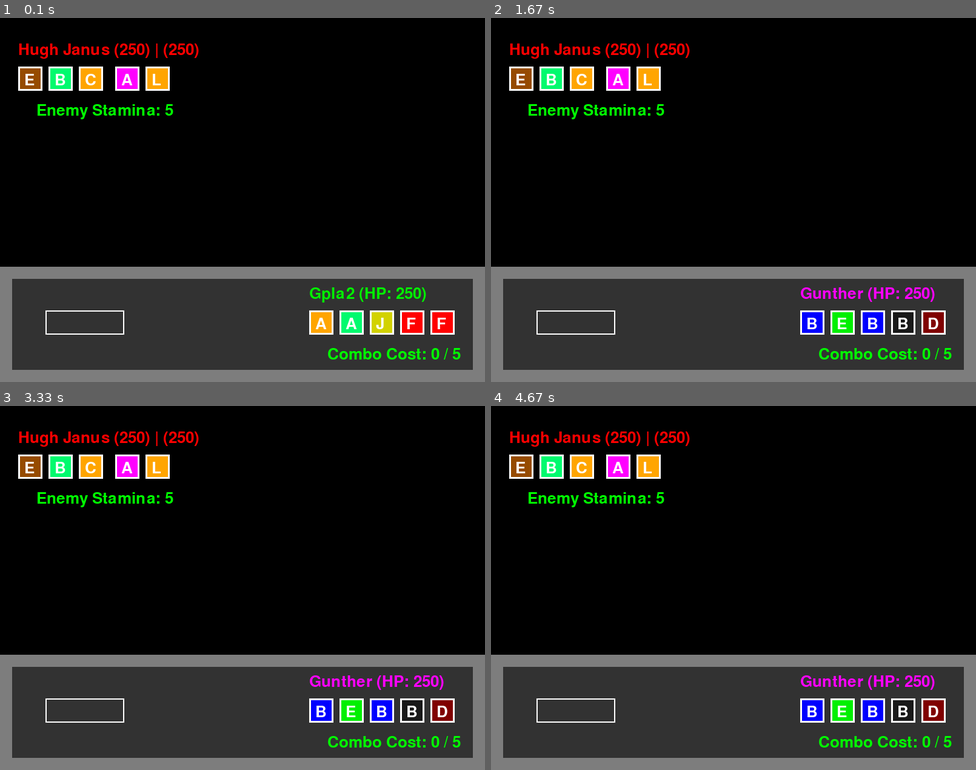
Above: before the commit, frames 1-4 (two rows, left to right).
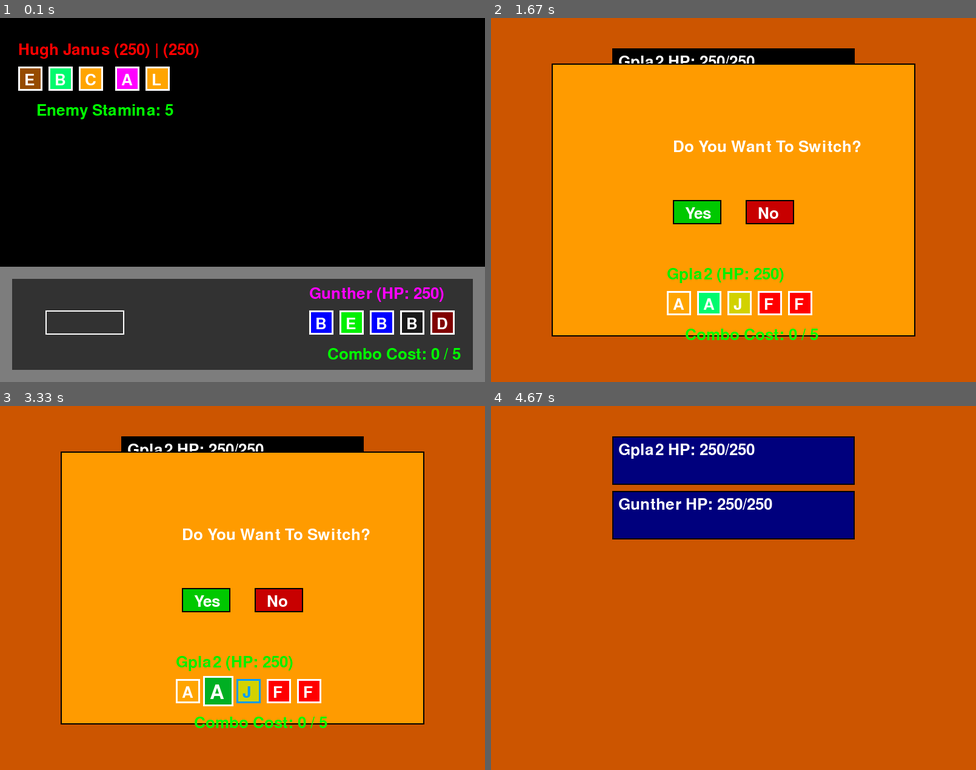
Above: after the commit, the same moments.

Repository: LWhite200/pygames
Game: pygame game, started from WordBound/WordBound.py
The game is run twice, just before and just after one commit, with the same random seed, the same clock (stepped at 60 frames per second) and the same inputs.
Inputs (mouse positions are in pixels of both pictures, inside the frame that each line leads up to):
- Up to frame 1 (0.1 s): no input
- Up to frame 2 (1.67 s): tap Shift at 0.33 s; press the mouse at (733, 72) at 0.7 s; move the mouse to (782, 112) at 0.8 s; release the mouse at (835, 152) at 0.93 s; click (694, 210) at 1.05 s, where only the run after the commit has a clickable "Yes"; press the mouse at (733, 72) at 1.37 s; move the mouse to (709, 163) at 1.47 s; release the mouse at (685, 258) at 1.6 s
- Up to frame 3 (3.33 s): press the mouse at (281, 689) at 1.7 s; move the mouse to (203, 646) at 1.8 s; release the mouse at (126, 602) at 1.93 s; press the mouse at (281, 689) at 2.03 s; move the mouse to (218, 704) at 2.13 s; release the mouse at (155, 719) at 2.27 s; click (281, 609) at 2.38 s; press the mouse at (242, 460) at 2.7 s; move the mouse to (179, 540) at 2.8 s; release the mouse at (116, 624) at 2.93 s; press the mouse at (247, 689) at 3.03 s; move the mouse to (232, 697) at 3.13 s; release the mouse at (213, 700) at 3.27 s
- Up to frame 4 (4.67 s): press the mouse at (772, 598) at 3.37 s; move the mouse to (670, 580) at 3.47 s; release the mouse at (573, 562) at 3.6 s; press the mouse at (733, 460) at 3.7 s; move the mouse to (728, 504) at 3.8 s; release the mouse at (723, 547) at 3.93 s; press the mouse at (733, 460) at 4.03 s; move the mouse to (786, 580) at 4.13 s; release the mouse at (840, 704) at 4.27 s; press the mouse at (733, 460) at 4.37 s; move the mouse to (757, 591) at 4.47 s; release the mouse at (782, 722) at 4.6 s

The runs differ from the first frame. In frame 1, 1.7% of the frame differs, in the area x 63-94%, y 74-87%; in frame 2, 97%; in frame 3, 97%; in frame 4, 99%, in the area x 0-100%, y 0-100%.

Commit message:
Add files via upload

Diff:
--- a/WordBound/WordBound.py
+++ b/WordBound/WordBound.py
@@ -343,6 +343,36 @@
     enemy.letters = enemy.letters[:3]
     enemy2.letters = enemy2.letters[3:]
 
+
+def separateDeity():
+    global player1, player2
+
+    p2Lets = []
+    for let in player1.letters[:]:
+        if let not in player1.lets:
+            p2Lets.append(let)
+            player1.letters.remove(let)
+
+
+    # player1.update_stamina(1) # costs 1 stamina
+    player1.lets = []
+
+    # Update stats in the split
+    calcHP = len(player1.letters) / (len(player1.letters)+len(p2Lets))
+    temp = player1.curHP
+    player1.curHP = int(player1.curHP * calcHP)
+    curHP2 = int(temp - player1.curHP)
+
+    temp = player1.speed
+    player1.speed += player1.speed - int(player1.speed * calcHP)
+    speed2 = temp + int(temp * calcHP)
+
+    # make it an entirely new deity
+    player2 = copy.deepcopy(player1)
+    player2.letters = p2Lets
+    player2.curHP = curHP2
+    player2.speed = speed2
+
 def switch(isPlayer, newIdx):
     global player1, player2, enemy, enemy2, playerTeam, enemyTeam
 
@@ -370,13 +400,113 @@
         enemy = team[0]
         enemy2 = None
 
+
+
+
+
+switchSelected = -1
+ppXX, ppYY = WIDTH // 2 - 100, HEIGHT // 2 + 100
+
+def DeitySelect():
+    global switchSelected
+
+    screen.fill((204, 85, 0))
+
+    x, y = 200, 50  # Adjust y to avoid overlap
+    xSpace, ySpace = 10, 10  # for text spacing
+    button_height = 80  # Adjust button height for visibility
+    button_width = 400  # Adjust button width
+
+    mouse_x, mouse_y = pygame.mouse.get_pos()
+    click = pygame.mouse.get_pressed()[0]
+
+    for i, deity in enumerate(playerTeam):
+        button_rect = pygame.Rect(x, y, button_width, button_height)
+        button_hover = button_rect.collidepoint(mouse_x, mouse_y)
+
+        # Check if the mouse is hovering over the button and left click
+        if button_hover and click:
+            switchSelected = i
+
+        # Background color logic
+        backColor = (0, 125, 50) if button_hover and switchSelected == -1 else (0, 0, 125)
+        backColor = (0, 0, 0) if i == switchSelected else backColor
+        pygame.draw.rect(screen, backColor, button_rect)
+        pygame.draw.rect(screen, (0, 0, 0), button_rect, 2)  # Black outline
+
+        # Display the button name and HP
+        input_word = f"{deity.name} HP: {deity.curHP}/{deity.maxHP}"
+        input_surface = font.render(input_word, True, WHITE)
+        screen.blit(input_surface, (x + xSpace, y + ySpace))
+
+        y += button_height + 10  # Move y for the next button
+
+    if switchSelected != -1:
+        # Confirmation box
+        confirm_rect = pygame.Rect(100, 75, 600, 450)
+        pygame.draw.rect(screen, (255, 155, 0), confirm_rect)
+        pygame.draw.rect(screen, (0, 0, 0), confirm_rect, 2)  # Black outline
+
+        # Display message
+        message = "Do You Want To Switch?"
+        message_surface = font.render(message, True, WHITE)
+        screen.blit(message_surface, (WIDTH // 2 - 100, HEIGHT // 2 - 100))
+
+        # Get mouse position
+        mouse_x, mouse_y = pygame.mouse.get_pos()
+
+        # Yes, No, and Yes Separate buttons below
+        yes_rect = pygame.Rect(WIDTH // 2 - 100, HEIGHT // 2, 80, 40)
+        no_rect = pygame.Rect(WIDTH // 2 + 20, HEIGHT // 2, 80, 40)
+
+        # Change color if hovered
+        yes_color = (0, 100, 0) if yes_rect.collidepoint(mouse_x, mouse_y) else (0, 200, 0)
+        no_color = (100, 0, 0) if no_rect.collidepoint(mouse_x, mouse_y) else (200, 0, 0)
+
+        pygame.draw.rect(screen, yes_color, yes_rect)
+        pygame.draw.rect(screen, no_color, no_rect)
+
+        pygame.draw.rect(screen, (0, 0, 0), yes_rect, 2)  # Black outline
+        pygame.draw.rect(screen, (0, 0, 0), no_rect, 2)  # Black outline
+
+        yes_surface = font.render("Yes", True, WHITE)
+        no_surface = font.render("No", True, WHITE)
+
+        screen.blit(yes_surface, (WIDTH // 2 - 80, HEIGHT // 2 + 10))
+        screen.blit(no_surface, (WIDTH // 2 + 40, HEIGHT // 2 + 10))
+
+        # Draw the lettes the user can separate
+
+        drawDeity(playerTeam[switchSelected], ppXX, ppYY, True, False)
+
+        if yes_rect.collidepoint(mouse_x, mouse_y) and click:
+            # Perform the switch logic (implement switching logic here)
+            print(f"Switched to {playerTeam[switchSelected].name}")
+            p2Lets = []
+            for let in playerTeam[switchSelected].lets[:]:
+                    p2Lets.append(let)
+
+            switch(True, switchSelected)
+
+            for let in p2Lets:
+                player1.lets.append(let)
+
+            if player1.lets:
+                separateDeity()
+
+            switchSelected = -1  # Reset selection after switching
+
+        if no_rect.collidepoint(mouse_x, mouse_y) and click:
+            for let in playerTeam[switchSelected].lets[:]:
+                playerTeam[switchSelected].lets.remove(let)
+            switchSelected = -1  # Cancel selection
+
 # make buttons for splitting, switching, retreat?
 # screen to see your team
 
 def main():
     global curDialog, SSC, player1, player2, enemy, enemy2
     loadTeams()
-    switch(True, 1)
 
     running = True
     playerChoose = True
@@ -385,6 +515,8 @@
     haveWinner = False
     switchPla = False
     switchPlaNum = 1
+
+    showSwitchMenu = False
     while running:
         screen.fill(BLACK)
 
@@ -430,28 +562,41 @@
 
                     elif playerChoose:
 
-                        # Check for the first group of letters
-                        for i, letter in enumerate(player1.letters):
-                            x = playX + i * 50 - 10  if not player2 else playX + i * 50 - 10
-                            y = playY + buttonY
-
-                            if x <= event.pos[0] <= x + 40 and y <= event.pos[1] <= y + 40:
-                                if letter not in player1.lets and letter and (not player2 or letter not in player2.lets):
-                                    player1.lets.append(letter)
-                                else:
-                                    player1.lets.remove(letter)
-
-                        # check the second group of letters
-                        if player2:
-                            for i, letter in enumerate(player2.letters):
-                                x = playX + (len(player1.letters) * 50) + 10 + i * 50
-                                y = playY + buttonY
-
+                        if showSwitchMenu and (switchSelected > -1):
+                            for i, letter in enumerate(playerTeam[switchSelected].letters):
+                                x = ppXX + i * 50 - 10
+                                y = ppYY + buttonY
                                 if x <= event.pos[0] <= x + 40 and y <= event.pos[1] <= y + 40:
-                                    if letter not in player2.lets and letter not in player2.lets:
-                                        player2.lets.append(letter)
+                                    if letter not in playerTeam[switchSelected].lets:
+                                        playerTeam[switchSelected].lets.append(letter)
                                     else:
-                                        player2.lets.remove(letter)
+                                        playerTeam[switchSelected].lets.remove(letter)
+
+
+
+                        elif not showSwitchMenu:
+                            for i, letter in enumerate(player1.letters):
+
+                                    x = playX + i * 50 - 10  if not player2 else playX + i * 50 - 10
+                                    y = playY + buttonY
+
+                                    if x <= event.pos[0] <= x + 40 and y <= event.pos[1] <= y + 40:
+                                        if letter not in player1.lets and letter and (not player2 or letter not in player2.lets):
+                                            player1.lets.append(letter)
+                                        else:
+                                            player1.lets.remove(letter)
+
+                            # check the second group of letters
+                            if player2:
+                                for i, letter in enumerate(player2.letters):
+                                    x = playX + (len(player1.letters) * 50) + 10 + i * 50
+                                    y = playY + buttonY
+
+                                    if x <= event.pos[0] <= x + 40 and y <= event.pos[1] <= y + 40:
+                                        if letter not in player2.lets and letter not in player2.lets:
+                                            player2.lets.append(letter)
+                                        else:
+                                            player2.lets.remove(letter)
 
 
                 if event.button == 3:
@@ -463,7 +608,8 @@
             elif event.type == pygame.KEYDOWN:
 
                 # ---SPLIT-----------------------------------------------------------------------------------------------------
-                if event.key == pygame.K_TAB and len(player1.lets) > 0 and not player2 and not sideSelect:  # player1.lists[-1].name == "H" and
+                 # ---SPLIT-----------------------------------------------------------------------------------------------------
+                if event.key == pygame.K_TAB and len(player1.lets) > 0 and not player2 and not sideSelect and not showSwitchMenu:  # player1.lists[-1].name == "H" and
 
                     # let enemy attack first
                     listBySpeed = []
@@ -477,44 +623,19 @@
                     for person, target, isTargPlayer, TargRightSide in listBySpeed:
                         doCurTurn(person, target, isTargPlayer, TargRightSide)
 
-
-                    p2Lets = []
-                    for let in player1.letters[:]:
-                        if let not in player1.lets:
-                            p2Lets.append(let)
-                            player1.letters.remove(let)
-
                     playerChoose = False # player chose to split (power of letter H)
                     playerSplit = True
-                    # player1.update_stamina(1) # costs 1 stamina
-                    player1.lets = []
-
-                    # Update stats in the split
-                    calcHP = len(player1.letters) / (len(player1.letters)+len(p2Lets))
-                    temp = player1.curHP
-                    player1.curHP = int(player1.curHP * calcHP)
-                    curHP2 = int(temp - player1.curHP)
-
-                    temp = player1.speed
-                    player1.speed += player1.speed - int(player1.speed * calcHP)
-                    speed2 = temp + int(temp * calcHP)
-
-                    # make it an entirely new deity
-                    player2 = copy.deepcopy(player1)
-                    player2.letters = p2Lets
-                    player2.curHP = curHP2
-                    player2.speed = speed2
-
-                    curDialog.append("Player Split their words")
-                    curDialog.append("Now You Can make 2 words")
+                    separateDeity()
+
+
+
 
                 if event.key == pygame.K_LSHIFT or event.key == pygame.K_RSHIFT :
                     # player1.lets.remove(letter)--------------the player stores the currently selected letters
-                    print("shift pressed debug button")
-                    switch(True, 1)
+                    showSwitchMenu = not showSwitchMenu
 
                 # [SPACE]
-                if event.key == pygame.K_RETURN or event.key == pygame.K_SPACE:
+                if (event.key == pygame.K_RETURN or event.key == pygame.K_SPACE) and not showSwitchMenu:
 
                     if curDialog:
                         curDialog.pop(0)
@@ -547,7 +668,7 @@
         draw_dialog()
 
         # Combate move decided ---END TURN---
-        if not playerChoose and not curDialog and not sideSelect:
+        if not playerChoose and not curDialog and not sideSelect and not showSwitchMenu:
             if playerSplit:
 
                 # Let enemy attack the player???
@@ -599,36 +720,40 @@
 
             playerChoose = True  # Reset for the next turn
 
-        # Draw players
-        drawDeity(player1, playX, playY, True, sideSelect)
-        if player2:
-            drawDeity2(player2, playX + 10 + (len(player1.letters) * 50)   , playY, True, sideSelect)
-
-        drawDeity(enemy, enemX, enemY, False, playerChoose)
-        if enemy2:
-            drawDeity2(enemy2, enemX + 10 + (len(enemy.letters) * 50), enemY, False, playerChoose)
-
-        # Draw input wordbox, current word being formed
-        # font size is 36, 26
-        if sideSelect:
-            drawSideSelect()
-
-        if not curDialog and not haveWinner:
-            ipX, ipY = 75, playY + buttonY
-            input_box = pygame.Rect(ipX, ipY, 26 * len(player1.letters), 40)
-            pygame.draw.rect(screen, WHITE, input_box, 2)
-            input_word = "".join([letter.char for letter in player1.lets])
-            input_surface = font.render(input_word, True, WHITE)
-            screen.blit(input_surface, (input_box.x + 5, input_box.y + 5))
-
-            # if there was a split, display the letters
+
+        # display things
+        if not showSwitchMenu:
+            drawDeity(player1, playX, playY, True, sideSelect)
             if player2:
-                secondStart = ipX + (26 * len(player2.letters))   + 80
-                input_box = pygame.Rect(secondStart, ipY, 26 * len(player2.letters), 40)
+                drawDeity2(player2, playX + 10 + (len(player1.letters) * 50)   , playY, True, sideSelect)
+
+            drawDeity(enemy, enemX, enemY, False, playerChoose)
+            if enemy2:
+                drawDeity2(enemy2, enemX + 10 + (len(enemy.letters) * 50), enemY, False, playerChoose)
+
+            # Draw input wordbox, current word being formed
+            # font size is 36, 26
+            if sideSelect:
+                drawSideSelect()
+
+            if not curDialog and not haveWinner:
+                ipX, ipY = 75, playY + buttonY
+                input_box = pygame.Rect(ipX, ipY, 26 * len(player1.letters), 40)
                 pygame.draw.rect(screen, WHITE, input_box, 2)
-                ipw2 = "".join([letter.char for letter in player2.lets])
-                input_surface = font.render(ipw2, True, WHITE)
+                input_word = "".join([letter.char for letter in player1.lets])
+                input_surface = font.render(input_word, True, WHITE)
                 screen.blit(input_surface, (input_box.x + 5, input_box.y + 5))
+
+                # if there was a split, display the letters
+                if player2:
+                    secondStart = ipX + (26 * len(player2.letters))   + 80
+                    input_box = pygame.Rect(secondStart, ipY, 26 * len(player2.letters), 40)
+                    pygame.draw.rect(screen, WHITE, input_box, 2)
+                    ipw2 = "".join([letter.char for letter in player2.lets])
+                    input_surface = font.render(ipw2, True, WHITE)
+                    screen.blit(input_surface, (input_box.x + 5, input_box.y + 5))
+        else:
+            DeitySelect()
 
 
 
